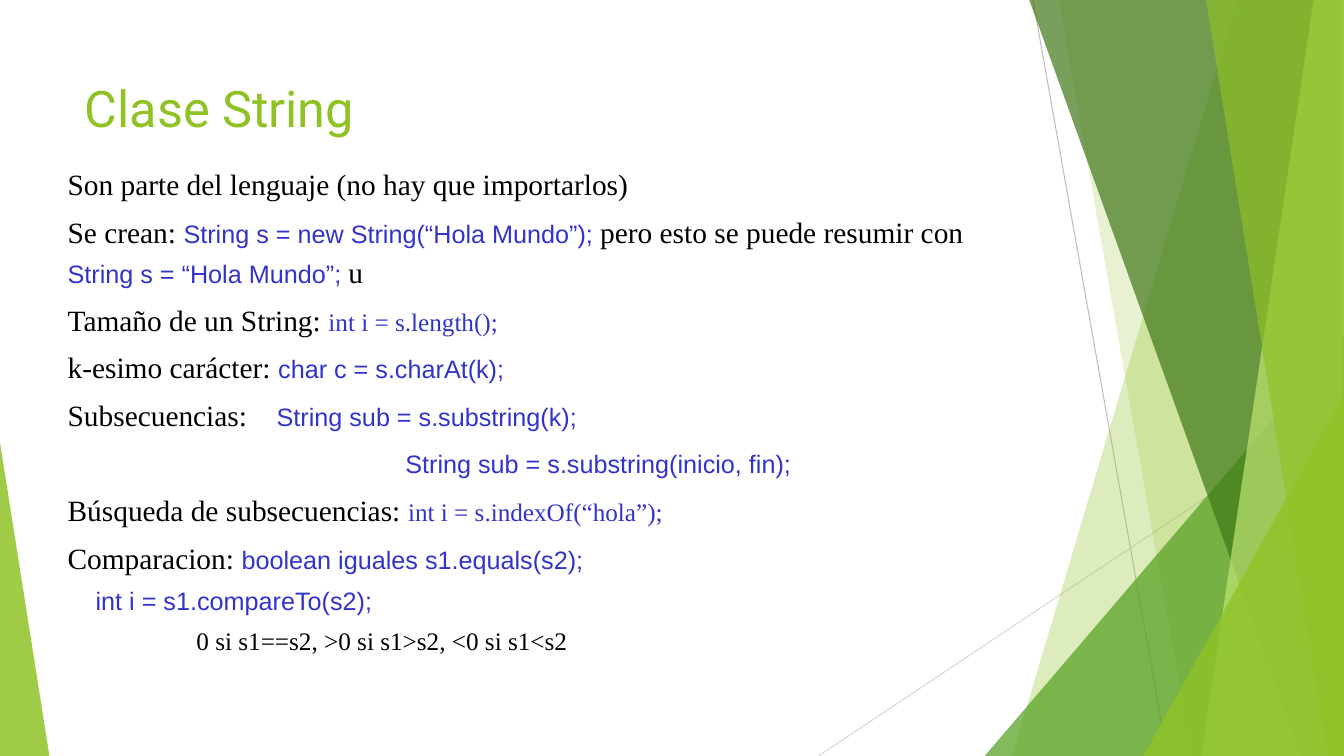
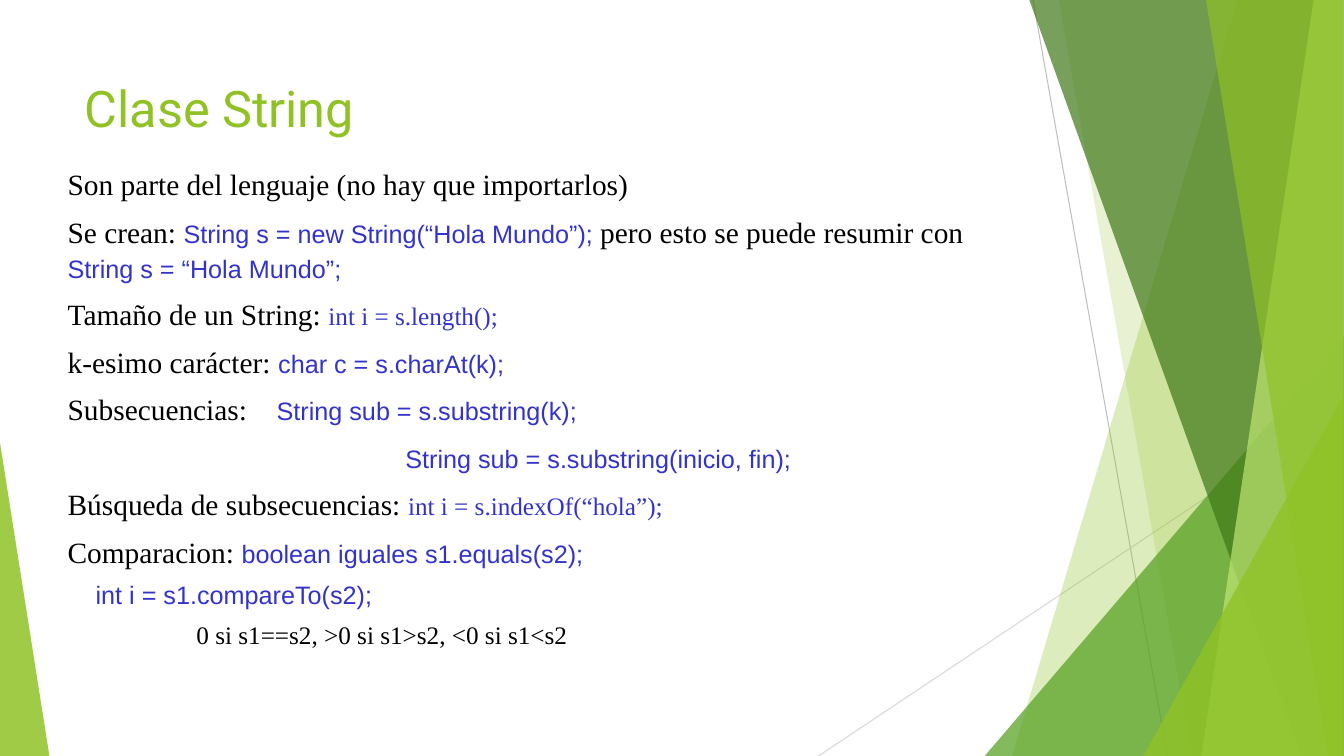
Before and after one commit to jomarnavarro/basicJava, a slide deck: slide 45 of Selenium, module 2.pptx (slide 36 before the commit). Drawn at 1344x756 pixels with LibreOffice and Linux fonts; fonts in the diff are those of the drawing. Boxes give left, top, right and bottom in pixels: in the first picture for what was removed or moved away, otherwise in the second. Text is boxed around its words. In the diff, an @@ line names an element or a change of style, - is before the commit and + after.

```diff
--- a/Selenium, module 2.pptx
+++ b/Selenium, module 2.pptx
@@ text at [68, 222, 963, 284]: text changed @@
-Se crean: String s = new String(“Hola Mundo”); pero esto se puede resumir con String s = “Hola Mundo”; u
+Se crean: String s = new String(“Hola Mundo”); pero esto se puede resumir con String s = “Hola Mundo”;
```
Also in this commit, not shown: 3 other slides changed, 11 slides added, 2 slides removed.
